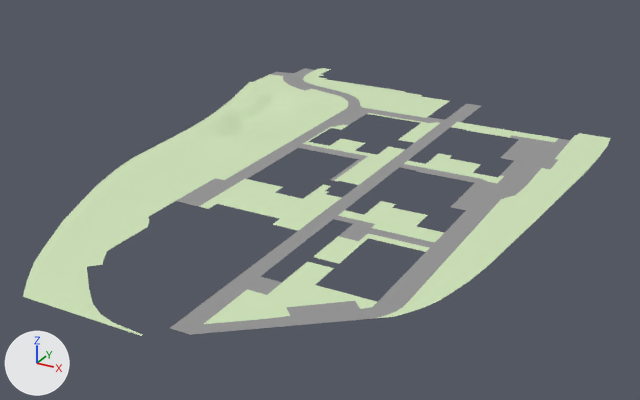
The FBX model Ecm/Assets/ECM/FBX/Terrains/terrains.fbx as it was, and as the next commit left it.
One viewpoint serves both versions: a 50 mm lens placed at (164.0, -595.0, 143.0), pointed at (-17.0, -266.0, -22.0). Every picture has the same lights, and +X, +Y and +Z are marked at lower left. Where no turn or scale is listed for an object, it has been applied to the vertices.

Names of what the first picture shows: 'asphalt', 'terrain_1', 'terrain_2', 'terrain_3', 'terrain_4', 'terrain_5'.
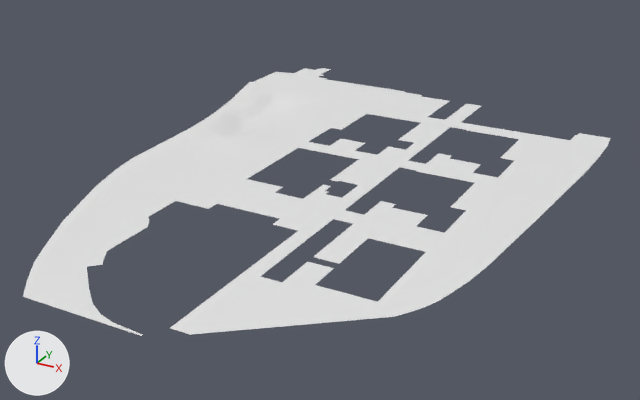
Boxes (x1, y1, x2, y2) around the edits, measured in the pictures (640 x 400 px):
'asphalt', recoloured (grey to white)
    both: (170, 68, 570, 335)
'terrain_3', recoloured (green to white)
    both: (23, 144, 341, 336)
'terrain_4', recoloured (green to white)
    both: (204, 201, 534, 324)
'terrain_2', recoloured (green to white)
    both: (159, 74, 440, 185)
'terrain_5', recoloured (green to white)
    both: (404, 122, 611, 222)
'terrain_1', recoloured (green to white)
    both: (303, 68, 449, 118)

The change, as a list of edits to the scene's bpy script:
```text
Change mat_terrain:
    mat_terrain.base_color: (0.649, 0.8, 0.502) -> (0.8, 0.8, 0.8)  # green #d3e7bc -> white #e7e7e7
Change mat_goudron:
    mat_goudron.base_color: (0.303, 0.303, 0.303) -> (0.8, 0.8, 0.8)  # grey #969696 -> white #e7e7e7
```
